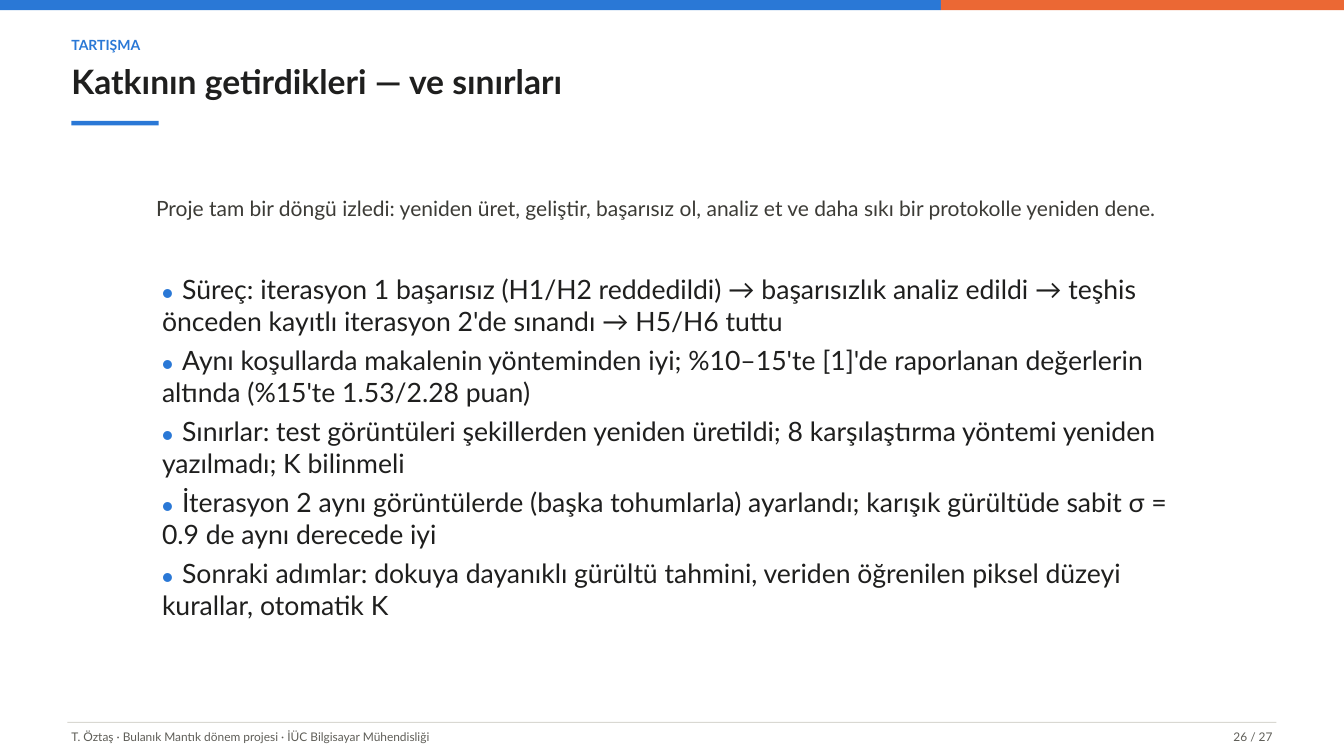
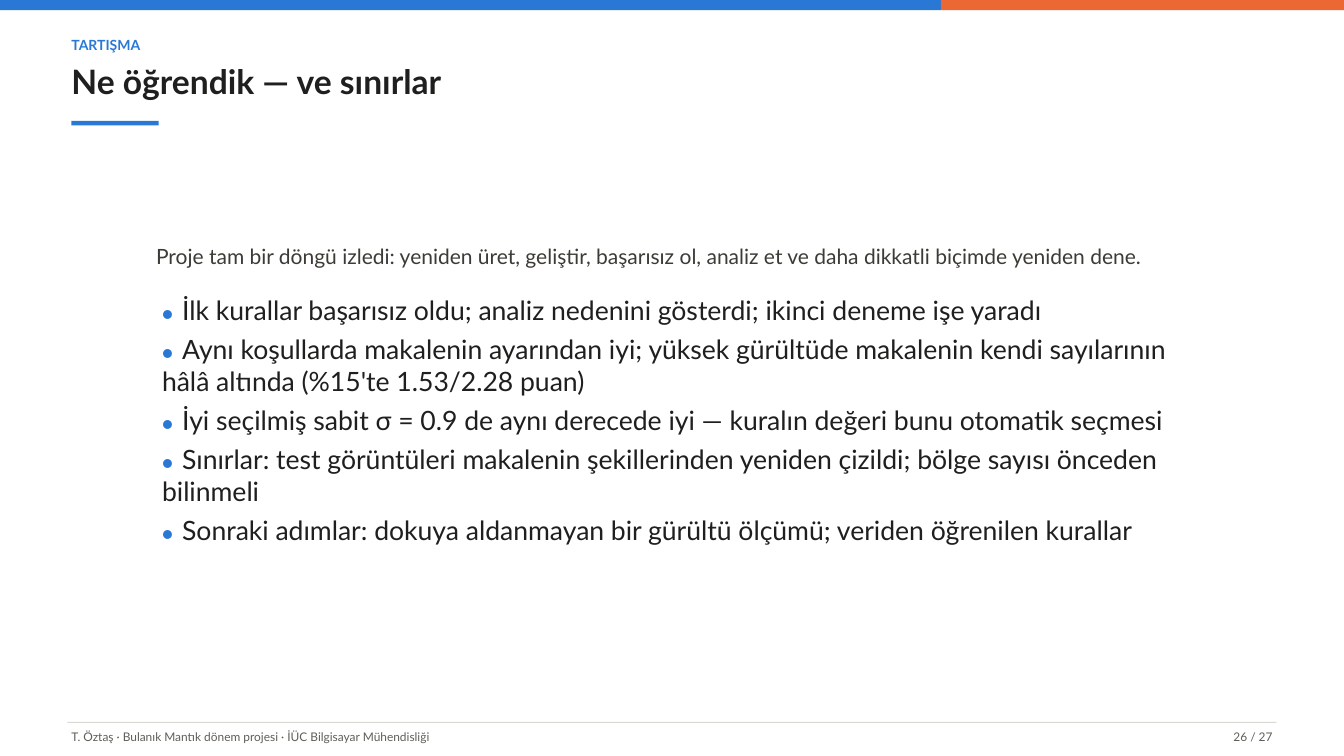
Before and after one commit to tarikoztas/fuzzy-logic-project, a slide deck: slide 26 of presentation/presentation_tr.pptx. Drawn at 1344x756 pixels with LibreOffice and Linux fonts; fonts in the diff are those of the drawing. Boxes give left, top, right and bottom in pixels: in the first picture for what was removed or moved away, otherwise in the second. Text is boxed around its words. In the diff, an @@ line names an element or a change of style, - is before the commit and + after.

```diff
--- a/presentation/presentation_tr.pptx
+++ b/presentation/presentation_tr.pptx
@@ text at <box>71,69,441,100</box>: text changed @@
-Katkının getirdikleri — ve sınırları
+Ne öğrendik — ve sınırlar
@@ text at <box>156,248,1141,268</box>: text changed @@
-Proje tam bir döngü izledi: yeniden üret, geliştir, başarısız ol, analiz et ve daha sıkı bir protokolle yeniden dene.
+Proje tam bir döngü izledi: yeniden üret, geliştir, başarısız ol, analiz et ve daha dikkatli biçimde yeniden dene.
@@ text at <box>162,297,1166,545</box>: text changed @@
-● Süreç: iterasyon 1 başarısız (H1/H2 reddedildi) → başarısızlık analiz edildi → teşhis önceden kayıtlı iterasyon 2'de sınandı → H5/H6 tuttu
-● Aynı koşullarda makalenin yönteminden iyi; %10–15'te [1]'de raporlanan değerlerin altında (%15'te 1.53/2.28 puan)
-● Sınırlar: test görüntüleri şekillerden yeniden üretildi; 8 karşılaştırma yöntemi yeniden yazılmadı; K bilinmeli
-● İterasyon 2 aynı görüntülerde (başka tohumlarla) ayarlandı; karışık gürültüde sabit σ = 0.9 de aynı derecede iyi
-● Sonraki adımlar: dokuya dayanıklı gürültü tahmini, veriden öğrenilen piksel düzeyi kurallar, otomatik K
+● İlk kurallar başarısız oldu; analiz nedenini gösterdi; ikinci deneme işe yaradı
+● Aynı koşullarda makalenin ayarından iyi; yüksek gürültüde makalenin kendi sayılarının hâlâ altında (%15'te 1.53/2.28 puan)
+● İyi seçilmiş sabit σ = 0.9 de aynı derecede iyi — kuralın değeri bunu otomatik seçmesi
+● Sınırlar: test görüntüleri makalenin şekillerinden yeniden çizildi; bölge sayısı önceden bilinmeli
+● Sonraki adımlar: dokuya aldanmayan bir gürültü ölçümü; veriden öğrenilen kurallar
```
Also in this commit, not shown: 20 other slides changed, 1 slide added, 1 slide removed, 13 other files.
